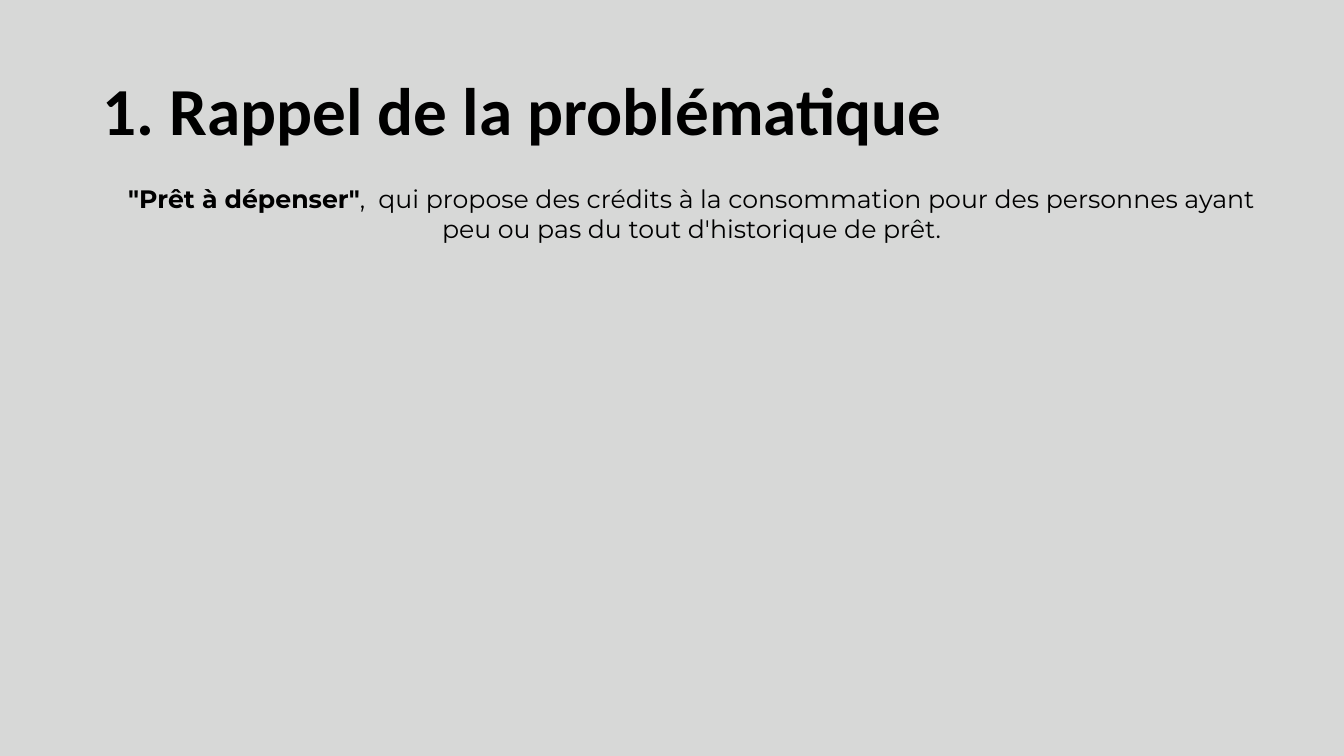
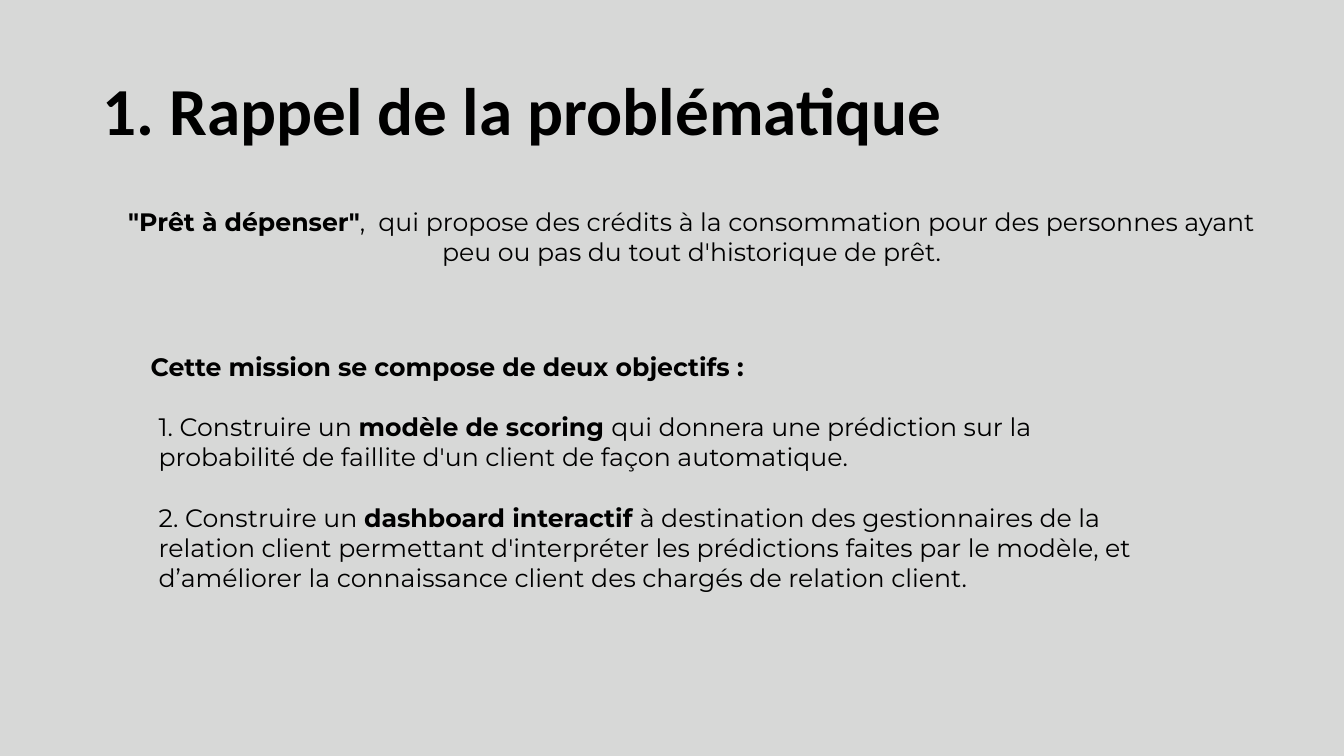
Before and after one commit to pbonte92/P7_Paul_Bonte, a slide deck: slide 3 of Paul_Bonte_P7_03_Présentation.pptx. Drawn at 1344x756 pixels with LibreOffice and Linux fonts; fonts in the diff are those of the drawing. Boxes give left, top, right and bottom in pixels: in the first picture for what was removed or moved away, otherwise in the second. Text is boxed around its words. In the diff, an @@ line names an element or a change of style, - is before the commit and + after.

Commit message:
9e submit
app.py ok
Notebook ok
dashboard ok

```diff
--- a/Paul_Bonte_P7_03_Présentation.pptx
+++ b/Paul_Bonte_P7_03_Présentation.pptx
@@ text ""Prêt à dépenser", qui propose ...": place and size @@
-text ""Prêt à dépenser", qui propose ..." at [128, 189, 1254, 243]
+text ""Prêt à dépenser", qui propose ..." at [128, 212, 1254, 266]
@@ text added at [151, 356, 730, 381], 18 pt, text #000000, bold @@
+Cette mission se compose de deux objectifs :
@@ text added at [159, 416, 1130, 592], 18 pt, text #000000 @@
+1. Construire un modèle de scoring qui donnera une prédiction sur la probabilité de faillite d'un client de façon automatique.
+2. Construire un dashboard interactif à destination des gestionnaires de la relation client permettant d'interpréter les prédictions faites par le modèle, et d’améliorer la connaissance client des chargés de relation client.
```
Also in this commit, not shown: 4 other slides changed, 12 slides added, 2 slides removed, 7 other files.
